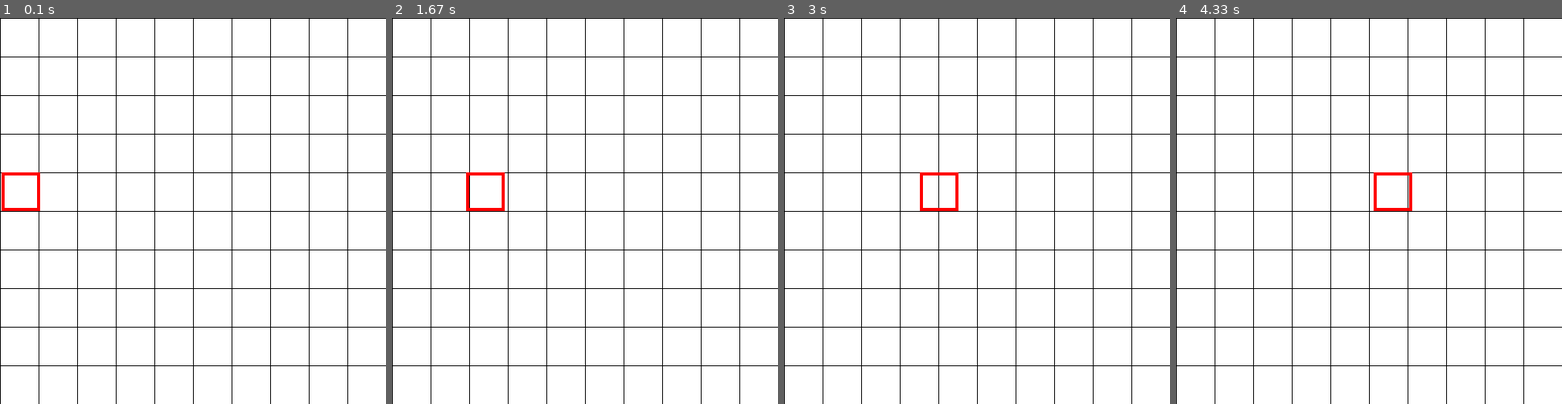
Above: before the commit, frames 1-4 (left to right).
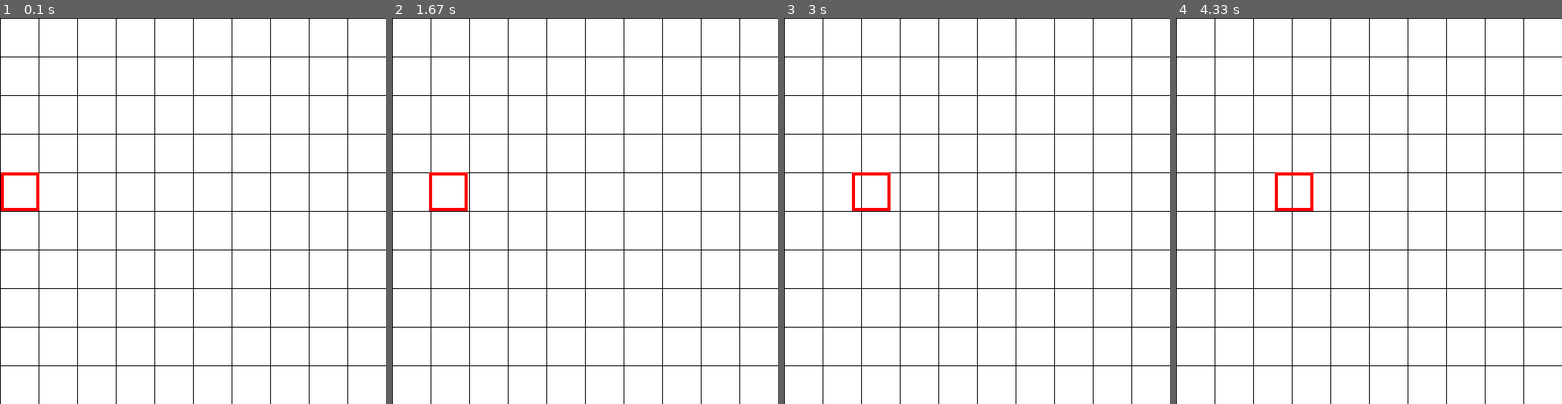
Above: after the commit, the same moments.

Repository: randompast/Tower-Defense-pygame
Game: pygame game, started from main.py
The game is run twice, just before and just after one commit, with the same random seed, the same clock (stepped at 60 frames per second) and the same inputs.
Inputs:
- Up to frame 1 (0.1 s): no input
- Up to frame 2 (1.67 s): no input
- Up to frame 3 (3 s): no input
- Up to frame 4 (4.33 s): no input

The runs differ from the first frame. In frame 1, less than 0.1% of the frame differs, in the area x 0-11%, y 40-50%; in frame 2, 0.5%; in frame 3, 0.6%, in the area x 17-46%, y 40-50%; in frame 4, 0.6%.

Commit message:
deletes enemy after it has moved off screen

Diff:
--- a/enemy.py
+++ b/enemy.py
@@ -12,5 +12,6 @@
         pygame.draw.rect(pyg['DISPLAYSURF'], pyg['RED'], self.pos + pyg['SIZE'], 4)
 
     def update(self, pyg):
-        for i in enumerate(self.pos):
-            self.pos = [self.pos[0]+1, self.pos[1]]
+        self.pos = [self.pos[0]+1, self.pos[1]]
+        if self.pos[0] > 500 :
+            del self
